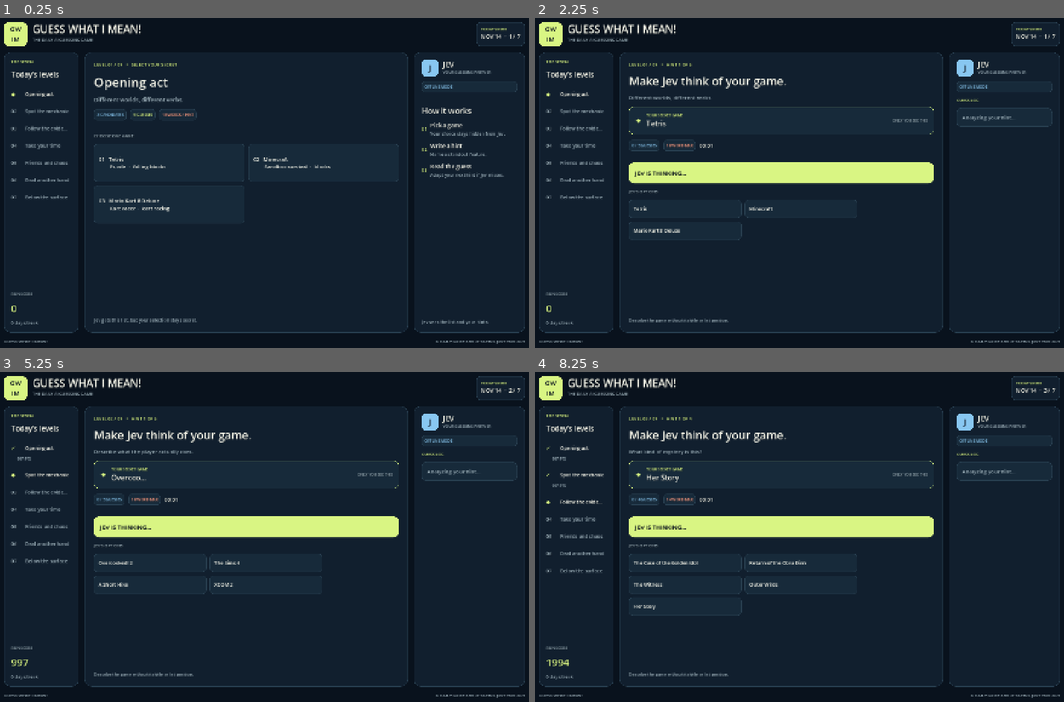
Above: before the commit, frames 1-4 (two rows, left to right).
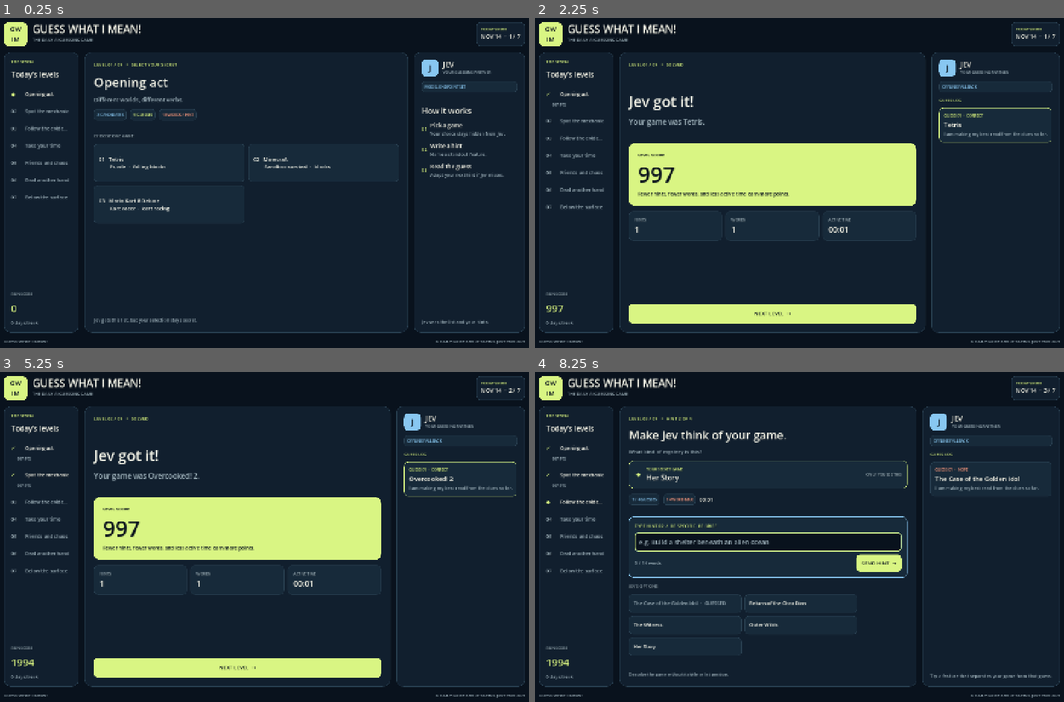
Above: after the commit, the same moments.

Repository: pearmeow/the-dle
Game: Godot game, scene res://main.tscn
The game is run twice, just before and just after one commit, with the same random seed, the same clock (stepped at 60 frames per second) and the same inputs.
Inputs (mouse positions are in pixels of both pictures, inside the frame that each line leads up to):
- Up to frame 1 (0.25 s): no input
- Up to frame 2 (2.25 s): click "01 Tetris Puzzle · falling bl…" at 0.5 s; click (783, 186) at 1.27 s; type "12" at 1.35 s; click "SEND HINT →" at 2 s
- Up to frame 3 (5.25 s): click "NEXT LEVEL →" at 2.75 s; click "01 Overcooked! 2 Cooperative …" at 3.5 s; click (248, 540) at 4.27 s; type "12" at 4.35 s; click "SEND HINT →" at 5 s
- Up to frame 4 (8.25 s): click "NEXT LEVEL →" at 5.75 s; click "05 Her Story Mystery · video …" at 6.5 s; click (783, 540) at 7.27 s; type "12" at 7.35 s; click "SEND HINT →" at 8 s

The runs differ from the first frame. In frame 1, less than 0.1% of the frame differs, in the area x 80-89%, y 20-22%; in frame 2, 14%; in frame 3, 15%, in the area x 1-98%, y 10-96%; in frame 4, 7.3%.

Commit message:
feat(jev): Cloudflare Worker proxy + client auto-connect default URL
- server/jev_worker/: TypeScript Cloudflare Worker that mirrors jev_server.py. Validates the same request shape, forwards to api.typesafe.ai with JEV_API_KEY held as a Cloudflare secret, returns the chosen candidate ID with CORS enabled. Keeps the Python server intact for local dev.

- scripts/main.gd: add DEFAULT_JEV_URL constant pointing to the Worker. _ready now falls back to it when the JEV_API_URL env var is unset, which is critical for HTML5 builds (no process env in the browser).

- README.md: document the Worker as the recommended way to power Jev for itch.io builds and keep the local Python server as the dev alternative.

- Worker code validates body shape, enforces 32 KB cap, 8 s upstream timeout, returns generic 502 on upstream failures so the client's offline-fallback kicks in cleanly.

Co-authored-by: Cursor <cursoragent@cursor.com>

Diff:
--- a/scripts/main.gd
+++ b/scripts/main.gd
@@ -19,6 +19,13 @@
 const BUNDLED_POOL := "res://data/daily_pool.json"
 const POOL_CACHE := "user://daily_pool.json"
 const POOL_URL := "https://raw.githubusercontent.com/pearmeow/the-dle/naxin/data/daily_pool.json"
+# Public URL of the Cloudflare Worker that proxies the TypeSafe Jev
+# API. The TypeSafe key never ships with the game; the Worker holds
+# it as a Cloudflare secret. Set JEV_API_URL in the process env (for
+# native builds) to override this at runtime; HTML5 builds always use
+# the constant because browsers have no process env. Leave empty to
+# force offline Jev.
+const DEFAULT_JEV_URL := "https://jev-proxy.pearmeow.workers.dev/guess"
 const MAX_REFRESHES := 2
 # Set to true to resume mid-run progress, streaks, and remaining
 # reshuffles across launches. Keep false for a "fresh every launch"
@@ -65,6 +72,8 @@
 
 func _ready() -> void:
 	jev_url = OS.get_environment("JEV_API_URL").strip_edges()
+	if jev_url.is_empty():
+		jev_url = DEFAULT_JEV_URL
 	http = HTTPRequest.new()
 	http.timeout = 9.0
 	http.request_completed.connect(_on_http_completed)
Not shown, added: server/jev_worker/package.json
Not shown, added: server/jev_worker/tsconfig.json
Not shown, changed: README.md
Not shown, added: server/jev_worker/.gitignore
Not shown, added: server/jev_worker/README.md
Not shown, added: server/jev_worker/src/index.ts
Not shown, added: server/jev_worker/wrangler.jsonc
